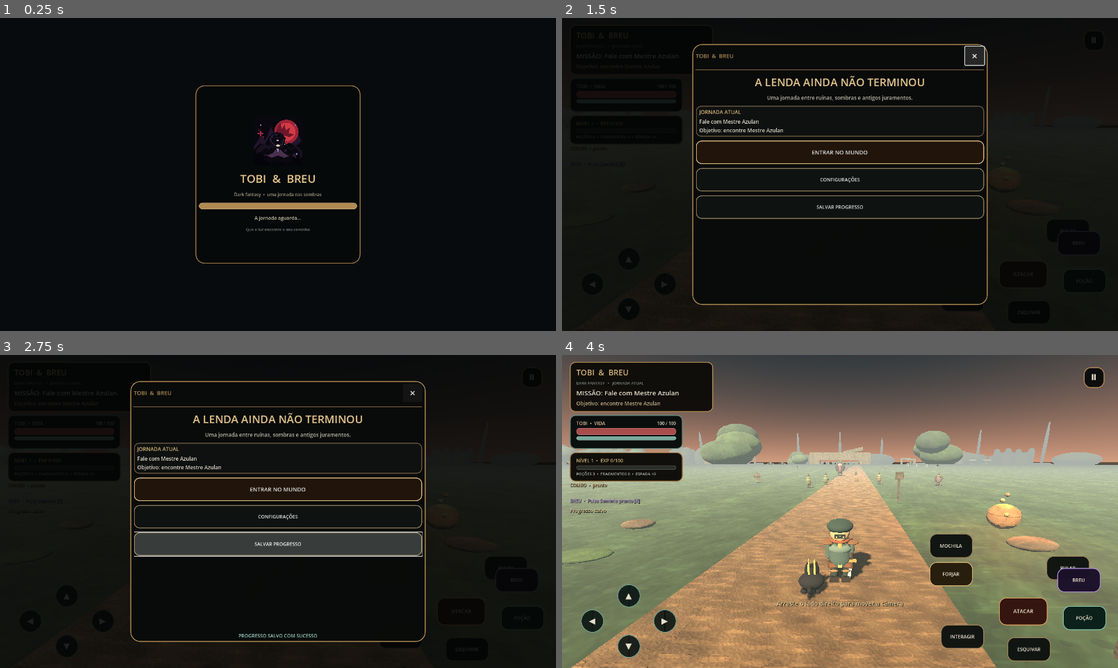
Above: before the commit, frames 1-4 (two rows, left to right).
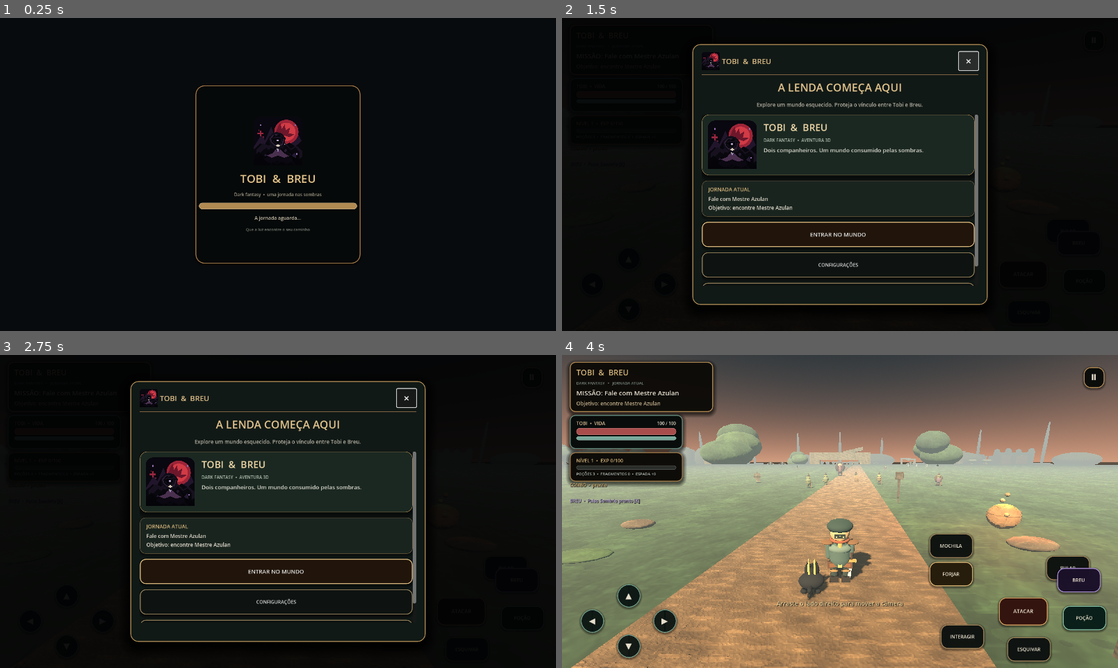
Above: after the commit, the same moments.

Repository: REALMLIFE-design/dark-fantasia-tobi-e-breu-
Game: Godot game, scene res://scenes/main.tscn
The game is run twice, just before and just after one commit, with the same random seed, the same clock (stepped at 60 frames per second) and the same inputs.
Inputs:
- Up to frame 1 (0.25 s): no input
- Up to frame 2 (1.5 s): click "CONFIGURAÇÕES" at 0.5 s; click "×" at 1.25 s
- Up to frame 3 (2.75 s): click "SALVAR PROGRESSO" at 2 s
- Up to frame 4 (4 s): click "ENTRAR NO MUNDO" at 2.75 s; click "▲" at 3.5 s

The runs differ from the first frame. In frame 2, 8.2% of the frame differs, in the area x 23-78%, y 8-95%; in frame 3, 11%; in frame 4, 2.2%.

Commit message:
Redesign main menu and refine dark fantasy HUD styling

Diff:
--- a/scripts/world.gd
+++ b/scripts/world.gd
@@ -1293,6 +1293,9 @@
 	panel_style.content_margin_right = 15.0
 	panel_style.content_margin_top = 11.0
 	panel_style.content_margin_bottom = 11.0
+	panel_style.shadow_color = Color(0.0, 0.0, 0.0, 0.58)
+	panel_style.shadow_size = 10
+	panel_style.shadow_offset = Vector2(0, 4)
 	var quest_panel_style := panel_style.duplicate() as StyleBoxFlat
 	quest_panel_style.bg_color = Color(0.055, 0.047, 0.034, 0.97)
 	quest_panel_style.border_color = Color("b18a52")
@@ -1313,6 +1316,9 @@
 	button_normal.content_margin_right = 8.0
 	button_normal.content_margin_top = 6.0
 	button_normal.content_margin_bottom = 6.0
+	button_normal.shadow_color = Color(0.0, 0.0, 0.0, 0.48)
+	button_normal.shadow_size = 5
+	button_normal.shadow_offset = Vector2(0, 2)
 	var button_hover := button_normal.duplicate() as StyleBoxFlat
 	button_hover.bg_color = Color(0.15, 0.17, 0.13, 0.96)
 	button_hover.border_color = Color("d2ad70")
@@ -1604,7 +1610,7 @@
 	var dimmer := ColorRect.new()
 	dimmer.name = "MenuBackdrop"
 	dimmer.set_anchors_and_offsets_preset(Control.PRESET_FULL_RECT)
-	dimmer.color = Color(0.012, 0.018, 0.018, 0.88)
+	dimmer.color = Color(0.006, 0.009, 0.012, 0.94)
 	dimmer.mouse_filter = Control.MOUSE_FILTER_STOP
 	menu_layer.add_child(dimmer)
 	menu_panel = PanelContainer.new()
@@ -1615,7 +1621,16 @@
 	menu_panel.position = -panel_size * 0.5
 	menu_panel.size = panel_size
 	menu_panel.custom_minimum_size = Vector2(0, 0)
-	menu_panel.add_theme_stylebox_override("panel", _hud_button_style(Color(0.035, 0.043, 0.038, 0.99), Color("b18a52"), 22))
+	var menu_frame_style := _hud_button_style(Color("111916"), Color("a98752"), 18)
+	menu_frame_style.set_border_width_all(2)
+	menu_frame_style.shadow_color = Color(0.0, 0.0, 0.0, 0.82)
+	menu_frame_style.shadow_size = 28
+	menu_frame_style.shadow_offset = Vector2(0, 10)
+	menu_frame_style.content_margin_left = 22.0
+	menu_frame_style.content_margin_right = 22.0
+	menu_frame_style.content_margin_top = 18.0
+	menu_frame_style.content_margin_bottom = 18.0
+	menu_panel.add_theme_stylebox_override("panel", menu_frame_style)
 	menu_layer.add_child(menu_panel)
 	var shell := VBoxContainer.new()
 	shell.name = "MenuShell"
@@ -1623,10 +1638,18 @@
 	menu_panel.add_child(shell)
 	var top_rule := HBoxContainer.new()
 	shell.add_child(top_rule)
+	var brand_icon := TextureRect.new()
+	brand_icon.name = "BrandSigil"
+	brand_icon.texture = load("res://assets/icons/tobi_breu_icon.svg")
+	brand_icon.custom_minimum_size = Vector2(34, 34)
+	brand_icon.expand_mode = TextureRect.EXPAND_FIT_WIDTH_PROPORTIONAL
+	brand_icon.stretch_mode = TextureRect.STRETCH_KEEP_ASPECT_CENTERED
+	top_rule.add_child(brand_icon)
 	var brand := Label.new()
 	brand.text = "TOBI  &  BREU"
-	brand.add_theme_font_size_override("font_size", 13)
-	brand.add_theme_color_override("font_color", Color("b18a52"))
+	brand.add_theme_font_size_override("font_size", 17)
+	brand.add_theme_color_override("font_color", Color("e3c38b"))
+	brand.vertical_alignment = VERTICAL_ALIGNMENT_CENTER
 	top_rule.add_child(brand)
 	var top_spacer := Control.new()
 	top_spacer.size_flags_horizontal = Control.SIZE_EXPAND_FILL
@@ -1644,7 +1667,7 @@
 	menu_body = VBoxContainer.new()
 	menu_body.name = "MenuPageContent"
 	menu_body.size_flags_vertical = Control.SIZE_EXPAND_FILL
-	menu_body.add_theme_constant_override("separation", 10)
+	menu_body.add_theme_constant_override("separation", 14)
 	shell.add_child(menu_body)
 	menu_feedback = Label.new()
 	menu_feedback.name = "MenuFeedback"
@@ -1683,12 +1706,14 @@
 	menu_body.add_child(scroll)
 	var content := VBoxContainer.new()
 	content.size_flags_horizontal = Control.SIZE_EXPAND_FILL
-	content.add_theme_constant_override("separation", 9)
+	content.add_theme_constant_override("separation", 12)
 	scroll.add_child(content)
+	if page == "main":
+		_menu_add_hero(content)
 	match page:
 		"main":
-			title.text = "A LENDA AINDA NÃO TERMINOU"
-			subtitle.text = "Uma jornada entre ruínas, sombras e antigos juramentos."
+			title.text = "A LENDA COMEÇA AQUI"
+			subtitle.text = "Explore um mundo esquecido. Proteja o vínculo entre Tobi e Breu."
 			_menu_add_card(content, "JORNADA ATUAL", quest_text + "\n" + (objective_label.text if is_instance_valid(objective_label) else "Encontre Mestre Azulan"))
 			_menu_add_button(content, "ENTRAR NO MUNDO", _start_game, true)
 			_menu_add_button(content, "CONFIGURAÇÕES", _show_menu_page.bind("settings"))
@@ -1786,15 +1811,65 @@
 			_menu_add_button(content, "SALVAR CONFIGURAÇÕES", _save_settings, true)
 
 
+func _menu_add_hero(parent: Control) -> void:
+	var hero := PanelContainer.new()
+	hero.name = "MainMenuHero"
+	var hero_style := _hud_button_style(Color("1b2822"), Color("a98752"), 16)
+	hero_style.set_border_width_all(1)
+	hero_style.shadow_color = Color(0.0, 0.0, 0.0, 0.55)
+	hero_style.shadow_size = 12
+	hero_style.shadow_offset = Vector2(0, 5)
+	hero_style.content_margin_left = 14.0
+	hero_style.content_margin_right = 14.0
+	hero_style.content_margin_top = 14.0
+	hero_style.content_margin_bottom = 14.0
+	hero.add_theme_stylebox_override("panel", hero_style)
+	parent.add_child(hero)
+	var row := HBoxContainer.new()
+	row.add_theme_constant_override("separation", 16)
+	hero.add_child(row)
+	var sigil := TextureRect.new()
+	sigil.name = "TobiBreuEmblem"
+	sigil.texture = load("res://assets/icons/tobi_breu_icon.svg")
+	sigil.custom_minimum_size = Vector2(112, 112)
+	sigil.expand_mode = TextureRect.EXPAND_FIT_WIDTH_PROPORTIONAL
+	sigil.stretch_mode = TextureRect.STRETCH_KEEP_ASPECT_CENTERED
+	row.add_child(sigil)
+	var copy := VBoxContainer.new()
+	copy.size_flags_horizontal = Control.SIZE_EXPAND_FILL
+	copy.add_theme_constant_override("separation", 7)
+	row.add_child(copy)
+	var names := Label.new()
+	names.text = "TOBI  &  BREU"
+	names.add_theme_font_size_override("font_size", 22)
+	names.add_theme_color_override("font_color", Color("f0d8a7"))
+	copy.add_child(names)
+	var descriptor := Label.new()
+	descriptor.text = "DARK FANTASY  •  AVENTURA 3D"
+	descriptor.add_theme_font_size_override("font_size", 10)
+	descriptor.add_theme_color_override("font_color", Color("a9b9a9"))
+	copy.add_child(descriptor)
+	var story := Label.new()
+	story.text = "Dois companheiros. Um mundo consumido pelas sombras."
+	story.autowrap_mode = TextServer.AUTOWRAP_WORD_SMART
+	story.add_theme_font_size_override("font_size", 13)
+	story.add_theme_color_override("font_color", Color("e2e0d3"))
+	copy.add_child(story)
+
+
 func _menu_add_button(parent: Control, caption: String, callback: Callable, primary := false) -> Button:
 	var button := Button.new()
 	button.text = caption
-	button.custom_minimum_size = Vector2(0, 54)
+	button.custom_minimum_size = Vector2(0, 58)
 	button.size_flags_horizontal = Control.SIZE_EXPAND_FILL
 	button.add_theme_font_size_override("font_size", 13 if primary else 11)
 	var fill := Color(0.13, 0.085, 0.045, 0.99) if primary else Color(0.055, 0.075, 0.067, 0.98)
 	var edge := Color("d8b77c") if primary else Color("8c7956")
-	button.add_theme_stylebox_override("normal", _hud_button_style(fill, edge, 13))
+	var normal_style := _hud_button_style(fill, edge, 13)
+	normal_style.shadow_color = Color(0.0, 0.0, 0.0, 0.52)
+	normal_style.shadow_size = 7
+	normal_style.shadow_offset = Vector2(0, 3)
+	button.add_theme_stylebox_override("normal", normal_style)
 	button.add_theme_stylebox_override("hover", _hud_button_style(fill.lightened(0.18), edge.lightened(0.2), 13))
 	button.add_theme_stylebox_override("pressed", _hud_button_style(fill.lightened(0.3), Color("f0d49b"), 13))
 	button.pressed.connect(callback)
@@ -1804,7 +1879,16 @@
 
 func _menu_add_card(parent: Control, heading: String, body: String) -> void:
 	var card := PanelContainer.new()
-	card.add_theme_stylebox_override("panel", _hud_button_style(Color(0.055, 0.067, 0.059, 0.98), Color("68583f"), 12))
+	var card_style := _hud_button_style(Color("1a241f"), Color("786443"), 12)
+	card_style.set_border_width_all(1)
+	card_style.shadow_color = Color(0.0, 0.0, 0.0, 0.38)
+	card_style.shadow_size = 6
+	card_style.shadow_offset = Vector2(0, 3)
+	card_style.content_margin_left = 15.0
+	card_style.content_margin_right = 15.0
+	card_style.content_margin_top = 12.0
+	card_style.content_margin_bottom = 12.0
+	card.add_theme_stylebox_override("panel", card_style)
 	parent.add_child(card)
 	var box := VBoxContainer.new()
 	box.add_theme_constant_override("separation", 5)
@@ -1924,6 +2008,9 @@
 	style.bg_color = fill
 	style.border_color = accent
 	style.set_border_width_all(2)
+	style.shadow_color = Color(0.0, 0.0, 0.0, 0.42)
+	style.shadow_size = 5
+	style.shadow_offset = Vector2(0, 2)
 	style.set_corner_radius_all(radius)
 	style.corner_detail = 6
 	style.anti_aliasing = true
